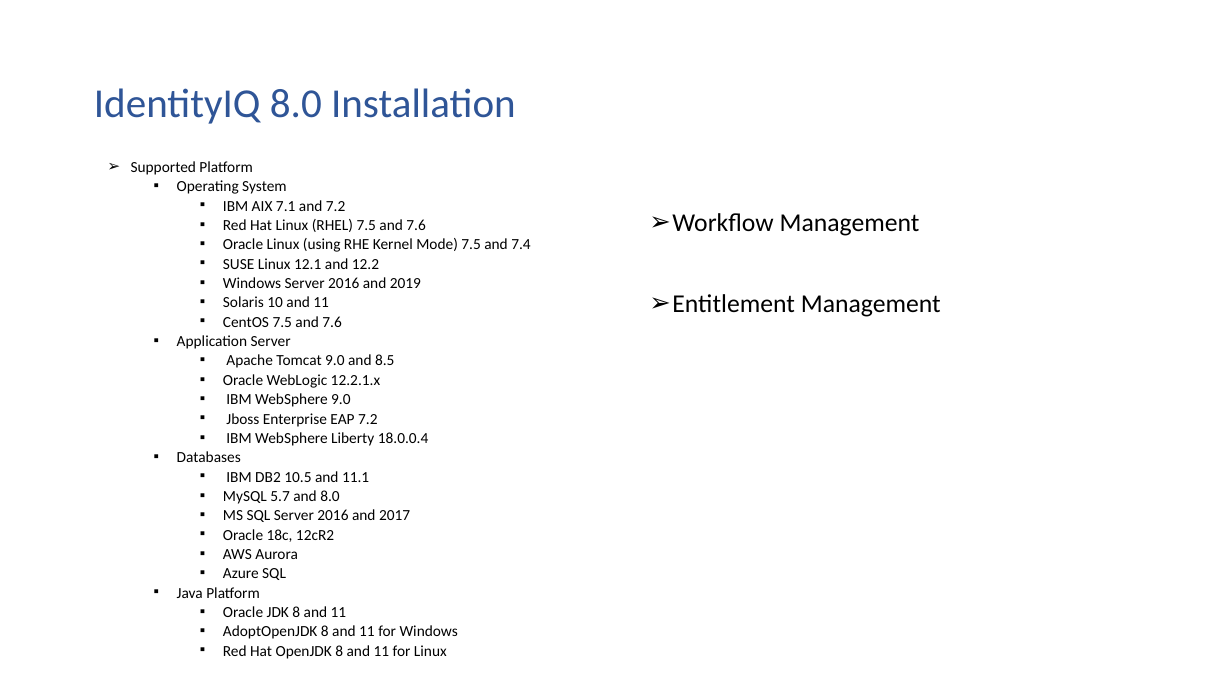
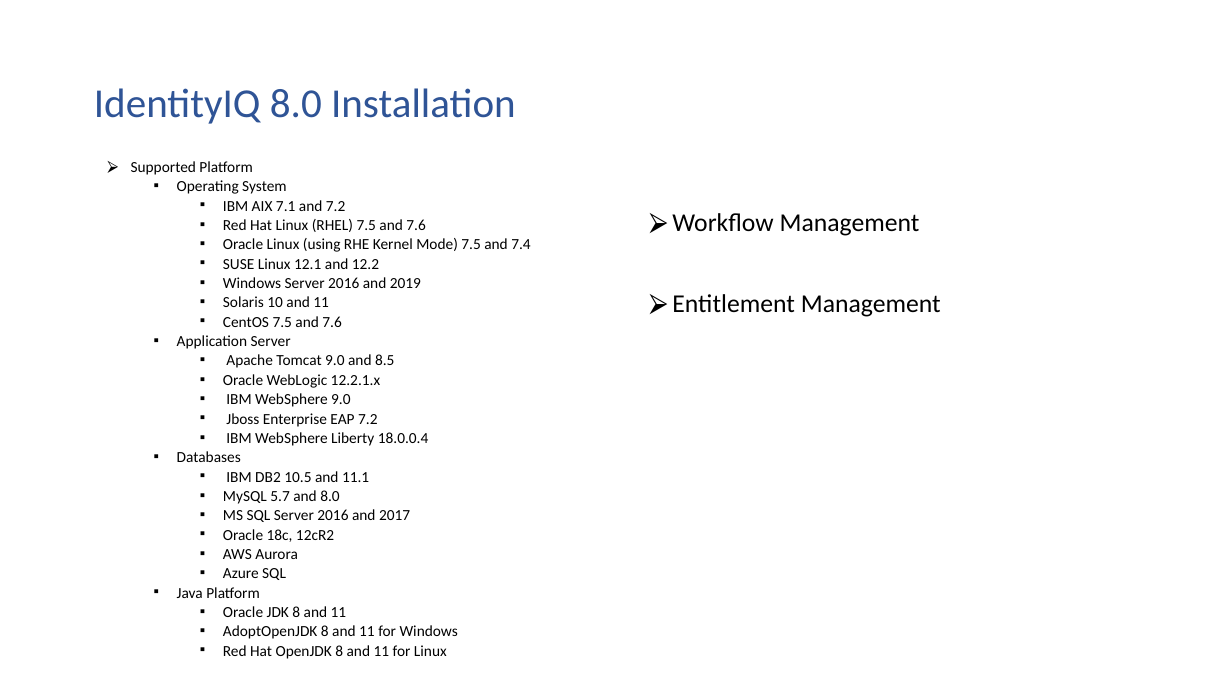
Before and after one commit to ujjwalvats16/source, a slide deck: slide 6 of Sailpoint Tutorial PPT/Identity Management.pptx. Drawn at 1232x693 pixels with LibreOffice and Linux fonts; fonts in the diff are those of the drawing. Boxes give left, top, right and bottom in pixels: in the first picture for what was removed or moved away, otherwise in the second. Text is boxed around its words. In the diff, an @@ line names an element or a change of style, - is before the commit and + after.

```diff
--- a/Sailpoint Tutorial PPT/Identity Management.pptx
+++ b/Sailpoint Tutorial PPT/Identity Management.pptx
@@ title "IdentityIQ 8.0 Installation" at box(94, 88, 516, 124): text colour #2F5597 to #2F5496 @@
@@ text "Supported Platform" at box(131, 161, 530, 659): bullet ➢ to ⮚ @@
@@ text "Workflow Management" at box(672, 213, 941, 317): bullet ➢ to ⮚ @@
```
Also in this commit, not shown: 15 other slides changed, 1 slide added.
